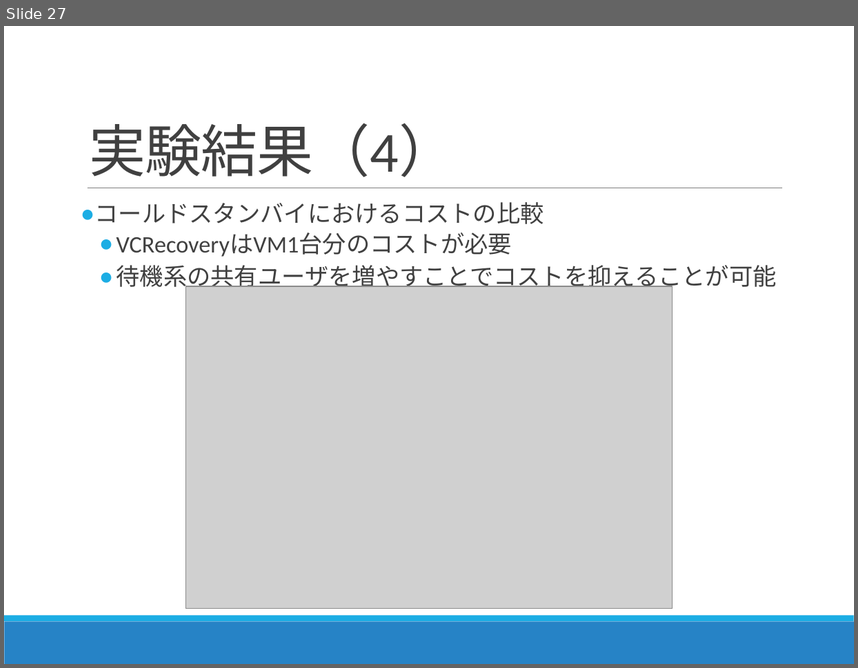
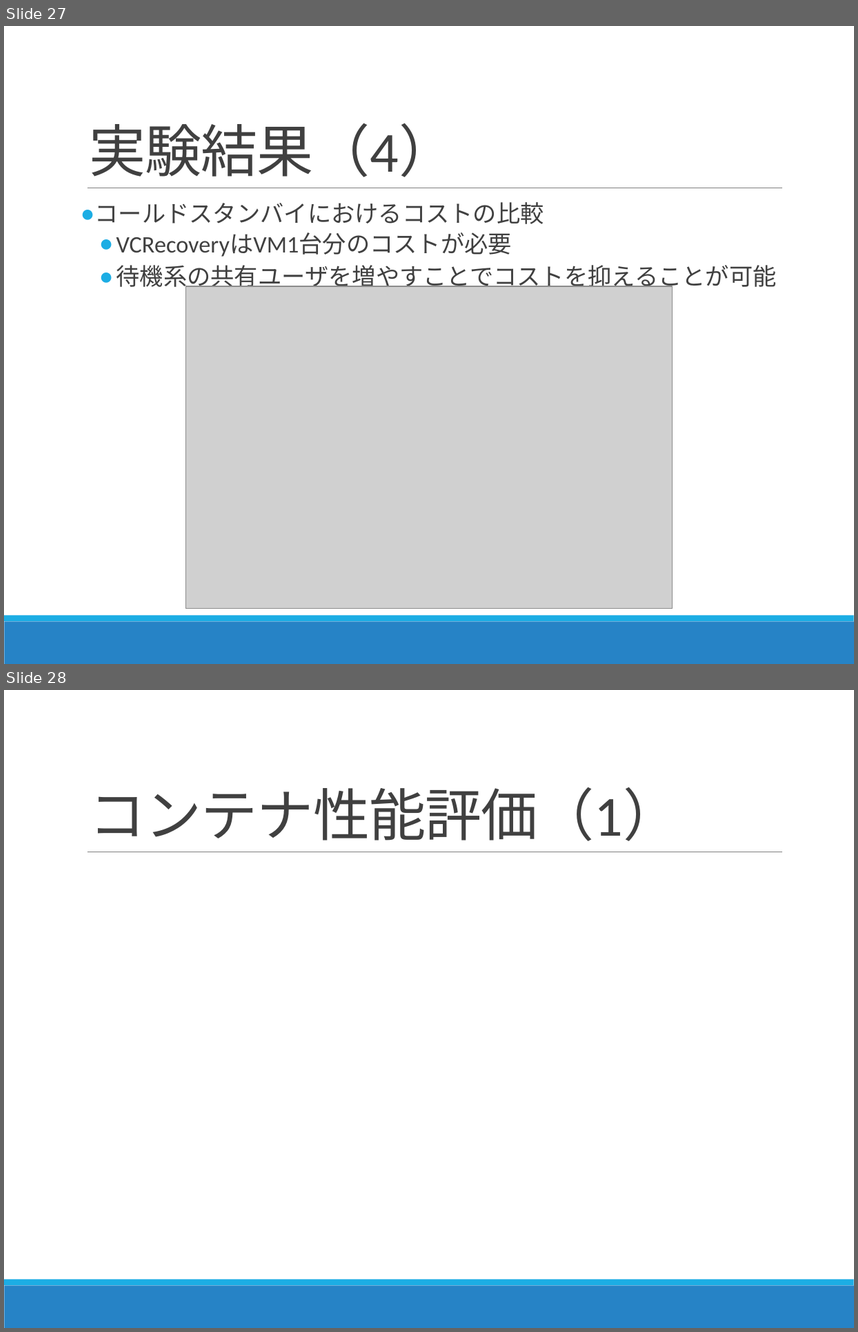
Before and after one commit to Kota0823/Document, a slide deck: 輪講2019-1_鈴木洸太.pptx. Shown one above the other, each under a label of ours: slide 27 before the commit, slides 27 and 28 after it. The pictures are 858x668 and 858x1332 pixels, drawn with LibreOffice and Linux fonts; fonts in the diff are those of the drawing; grey boxes stand for pictures. Boxes give left, top, right and bottom in pixels: in the first picture for what was removed or moved away, otherwise in the second. Text is boxed around its words. In the diff, an @@ line names an element or a change of style, - is before the commit and + after.

```diff
--- a/輪講2019-1_鈴木洸太.pptx
+++ b/輪講2019-1_鈴木洸太.pptx
@@ slide 28 added at bbox=[4, 690, 854, 1328], background #FFFFFF; not listed: 3 template elements that a slide beside it also shows @@
@@ title added at bbox=[89, 787, 680, 841], 48 pt, text #404040 @@
+コンテナ性能評価（1）
```
Also in this commit, not shown: 2 slides changed.
